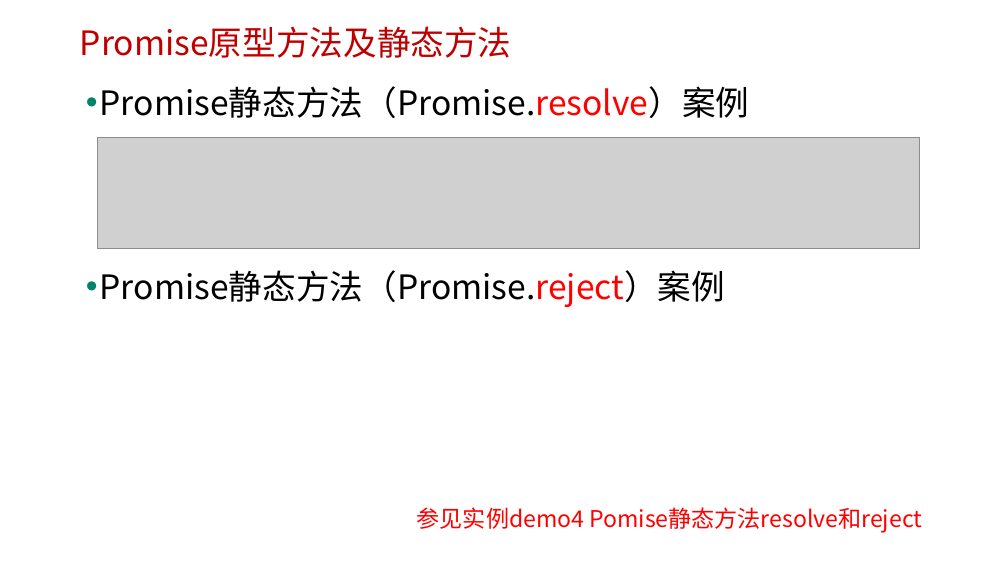
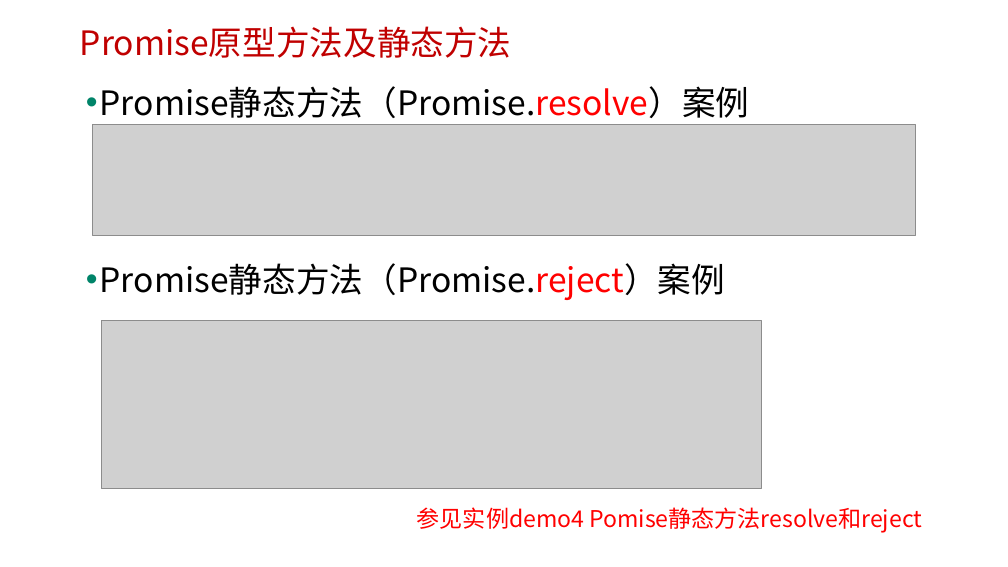
Before and after one commit to edu2act/course-javascript-advanced, a slide deck: slide 11 of 课程PPT/33.ES6中Promise对象与异步编程.pptx. Drawn at 1008x567 pixels with LibreOffice and Linux fonts; fonts in the diff are those of the drawing; grey boxes stand for pictures; background and template pictures are left out. Boxes give left, top, right and bottom in pixels: in the first picture for what was removed or moved away, otherwise in the second. Text is boxed around its words. In the diff, an @@ line names an element or a change of style, - is before the commit and + after.

```diff
--- a/课程PPT/33.ES6中Promise对象与异步编程.pptx
+++ b/课程PPT/33.ES6中Promise对象与异步编程.pptx
@@ text "Promise静态方法（Promise.resolve）案例" rewrapped from (100,86,750,307) to (100,86,750,300) @@
@@ picture: place and size @@
-picture at (98,138,920,249)
+picture at (93,125,916,236)
@@ picture added at (101,321,762,489) @@
```
Also in this commit, not shown: 5 other slides changed, 7 other files.
